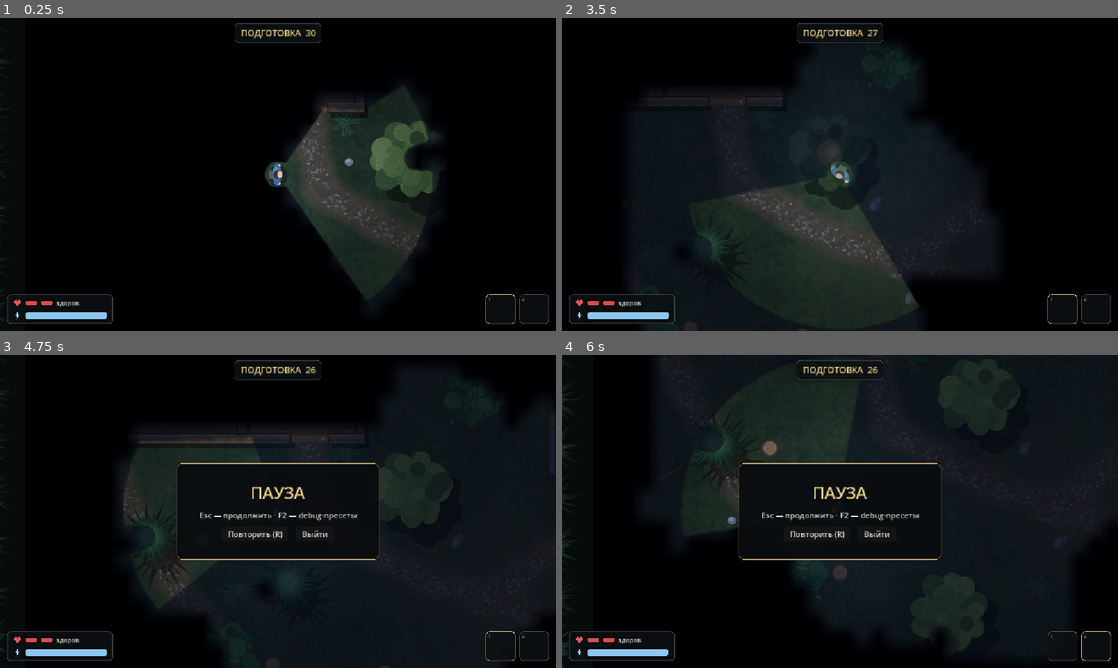
Above: before the commit, frames 1-4 (two rows, left to right).
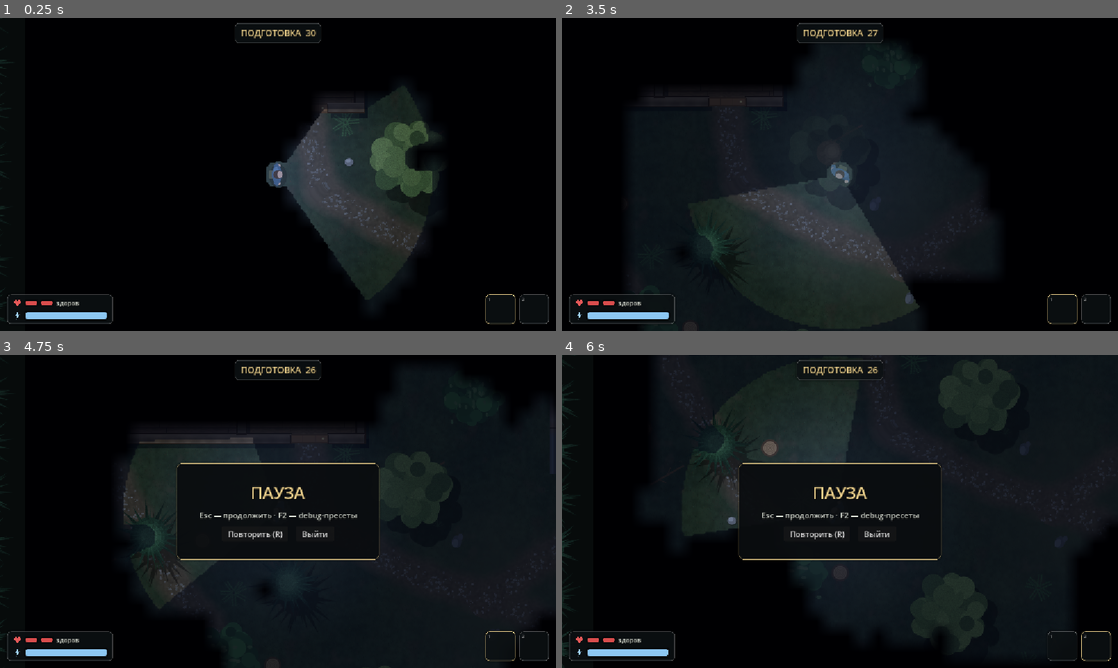
Above: after the commit, the same moments.

Repository: Ilyas-ku/project.darkness
Game: Godot game, scene res://scenes/main/forest_test_01.tscn
The game is run twice, just before and just after one commit, with the same random seed, the same clock (stepped at 60 frames per second) and the same inputs.
Inputs (mouse positions are in pixels of both pictures, inside the frame that each line leads up to):
- Up to frame 1 (0.25 s): no input
- Up to frame 2 (3.5 s): tap Enter at 0.5 s; move the mouse to (962, 158) at 0.52 s; hold D (move_right) 0.53-1.28 s; hold E (interact) 0.53-1.28 s; click (962, 158) at 0.8 s; move the mouse to (728, 190) at 1.27 s; hold S (move_down) 1.28-2.03 s; click (728, 190) at 1.35 s; tap E (interact) at 1.55, 2.85 s; move the mouse to (895, 105) at 2.02 s; hold D (move_right) 2.03-2.78 s; hold Ctrl (careful) 2.03-2.78 s; click (895, 105) at 2.3 s; move the mouse to (812, 237) at 2.77 s; hold W (move_up) from 2.78 s (still down); click (812, 237) at 2.92 s
- Up to frame 3 (4.75 s): move the mouse to (444, 558) at 3.52 s; release W (move_up) at 3.53 s; hold Right mouse button (peek) 3.53-4.28 s; hold A (move_left) from 3.53 s (still down); click (444, 558) at 3.8 s; tap Escape (pause) at 4.15 s; move the mouse to (111, 464) at 4.27 s; tap 1 (slot_1) at 4.35 s; tap E (interact) at 4.55 s
- Up to frame 4 (6 s): tap R (restart) at 4.9 s; move the mouse to (867, 511) at 5.02 s; release A (move_left) at 5.03 s; hold S (move_down) 5.03-5.78 s; hold 2 (slot_2) 5.03-5.78 s; click (867, 511) at 5.3 s; move the mouse to (756, 433) at 5.77 s; hold D (move_right) from 5.78 s (still down); tap Shift (sprint) at 5.85 s

The runs differ from the first frame. In frame 1, 0.2% of the frame differs, in the area x 47-78%, y 28-74%; in frame 2, 0.6%, in the area x 43-65%, y 45-93%; in frame 3, less than 0.1%; in frame 4, less than 0.1%.

Commit message:
Stage 5: integration, T01-T20 report, docs
- tests for T01, T17 and T20 (three house-to-exit trajectories, house,
  shed and forest routes walk without getting stuck); 48 tests pass
- cheaper rendering: additive light pools instead of PointLight2D and a
  half-resolution visibility mask with linear filtering
- README with run instructions, presets, BUG/T01-T20 status tables,
  measured performance and limitations; CHANGELOG; logs in docs/test_logs

Co-Authored-By: Claude Opus 5.5 <noreply@anthropic.com>
Claude-Session: https://claude.ai/code/session_01GL5a1FULTErG1v97VjJaX5

Diff:
--- a/scripts/perception/fog_renderer.gd
+++ b/scripts/perception/fog_renderer.gd
@@ -10,17 +10,11 @@
 shader_type canvas_item;
 uniform sampler2D visible_mask : filter_linear;
 uniform float explored_alpha = 0.62;
-uniform vec2 mask_texel = vec2(0.001, 0.001);
 void fragment() {
 	float explored = texture(TEXTURE, UV).r;
-	// soft LOS edge: small blur of the visibility mask (geometry is unchanged)
-	float vis = 0.0;
-	for (int x = -1; x <= 1; x++) {
-		for (int y = -1; y <= 1; y++) {
-			vis += texture(visible_mask, UV + vec2(float(x), float(y)) * mask_texel * 1.5).r;
-		}
-	}
-	vis /= 9.0;
+	// soft LOS edge: the mask is rendered at half resolution and sampled linearly
+	// (visual smoothing only, the visibility geometry is unchanged)
+	float vis = texture(visible_mask, UV).r;
 	float a = mix(1.0, explored_alpha, explored);
 	a = mix(a, 0.0, smoothstep(0.15, 0.85, vis));
 	// remembered areas are tinted cold blue, unknown is black
@@ -28,6 +22,9 @@
 	COLOR = vec4(col, a);
 }
 """
+
+## Resolution of the visibility mask relative to the map (linear sampling softens edges).
+const MASK_SCALE := 0.5
 
 var memory: ExplorationMemory
 
@@ -44,15 +41,16 @@
 	_img.fill(Color.BLACK)
 	_tex = ImageTexture.create_from_image(_img)
 	_viewport = SubViewport.new()
-	_viewport.size = Vector2i(map_px)
+	_viewport.size = Vector2i(map_px * MASK_SCALE)
 	_viewport.transparent_bg = false
 	_viewport.disable_3d = true
 	_viewport.render_target_update_mode = SubViewport.UPDATE_ALWAYS
 	var bg := ColorRect.new()
 	bg.color = Color.BLACK
-	bg.size = map_px
+	bg.size = map_px * MASK_SCALE
 	_viewport.add_child(bg)
 	_mask = _MaskDraw.new()
+	_mask.scale = Vector2(MASK_SCALE, MASK_SCALE)
 	_viewport.add_child(_mask)
 	add_child(_viewport)
 	var sprite := Sprite2D.new()
@@ -66,7 +64,6 @@
 	mat.shader = sh
 	mat.set_shader_parameter(&"visible_mask", _viewport.get_texture())
 	mat.set_shader_parameter(&"explored_alpha", explored_alpha)
-	mat.set_shader_parameter(&"mask_texel", Vector2.ONE / map_px)
 	sprite.material = mat
 	add_child(sprite)
 
--- a/scripts/world/art.gd
+++ b/scripts/world/art.gd
@@ -58,12 +58,18 @@
 	return _light
 
 
-static func point_light(parent: Node, color: Color, radius_gu: float, energy: float) -> PointLight2D:
-	var l := PointLight2D.new()
+## Local light pool: an additive radial glow (cheap on every renderer; a
+## PointLight2D in GL Compatibility re-draws everything it touches).
+static func point_light(parent: Node, color: Color, radius_gu: float, energy: float) -> Sprite2D:
+	var l := Sprite2D.new()
 	l.texture = light_texture()
-	l.color = color
-	l.energy = energy
-	l.texture_scale = GameParams.gu(radius_gu) * 2.0 / 256.0
+	var mat := CanvasItemMaterial.new()
+	mat.blend_mode = CanvasItemMaterial.BLEND_MODE_ADD
+	l.material = mat
+	l.modulate = Color(color.r * energy * 0.35, color.g * energy * 0.35, color.b * energy * 0.35, 1.0)
+	l.scale = Vector2.ONE * GameParams.gu(radius_gu) * 2.0 / 256.0
+	l.z_as_relative = false
+	l.z_index = 30
 	parent.add_child(l)
 	return l
 
--- /dev/null
+++ b/tests/integration/test_routes.gd
@@ -0,0 +1,104 @@
+extends TestCase
+## T20: every base route is walkable without invisible walls or getting stuck;
+## spec 3.1: at least three geometrically different house -> exit trajectories.
+## T17: what happens in an explored but unseen room is not shown.
+
+const MAIN := "res://scenes/main/forest_test_01.tscn"
+
+var s: GameSession
+
+
+func g(x: float, y: float) -> Vector2:
+	return Vector2(x, y) * GameParams.PX_PER_GU
+
+
+func before_each() -> void:
+	GameParams.current().rng_seed = 31
+	tree.change_scene_to_file(MAIN)
+	await physics_frames(3)
+	s = tree.current_scene
+	for d in tree.get_nodes_in_group(&"door"):
+		d.set_open(true, null)
+	await physics_frames(2)
+
+
+func after_each() -> void:
+	tree.paused = false
+	tree.unload_current_scene()
+	await physics_frames(2)
+
+
+## Walks the survivor through waypoints along navigation paths. Returns "" or a failure reason.
+func _walk(points: Array) -> String:
+	var sv := s.survivor
+	var map: RID = s.nav_region.get_navigation_map()
+	sv.global_position = points[0] * GameParams.PX_PER_GU
+	for i in range(1, points.size()):
+		var goal: Vector2 = points[i] * GameParams.PX_PER_GU
+		var path := NavigationServer2D.map_get_path(map, sv.global_position, goal, true)
+		if path.is_empty():
+			return "no path to %s" % str(points[i])
+		var idx := 0
+		var still := 0.0
+		var t := 0.0
+		while idx < path.size():
+			var to := path[idx] - sv.global_position
+			if to.length() < 6.0:
+				idx += 1
+				continue
+			var before := sv.global_position
+			sv.scripted_input = {"move": to.normalized(), "aim": path[idx]}
+			await tree.physics_frame
+			t += 1.0 / 60.0
+			still = still + 1.0 / 60.0 if before.distance_to(sv.global_position) < 0.6 else 0.0
+			if still > 1.0:
+				return "stuck near %s on the way to %s" % [str((sv.global_position / GameParams.PX_PER_GU).snapped(Vector2(0.1, 0.1))), str(points[i])]
+			if t > 30.0:
+				return "timeout to %s" % str(points[i])
+	sv.scripted_input = {"move": Vector2.ZERO}
+	return ""
+
+
+func test_t20_three_trajectories_house_to_exit() -> void:
+	var gate: Vector2 = s.exit_gate.get_interact_position() / GameParams.PX_PER_GU + Vector2(-0.4, 0)
+	var routes := {
+		"north": [Vector2(9.2, 6.5), Vector2(9.2, 9.0), Vector2(13.5, 5.0), Vector2(23.0, 5.5), Vector2(27.0, 11.5), gate],
+		"centre": [Vector2(9.2, 6.5), Vector2(9.2, 9.0), Vector2(15.0, 13.0), Vector2(22.0, 16.0), gate],
+		"south": [Vector2(9.2, 6.5), Vector2(9.2, 9.0), Vector2(8.0, 18.0), Vector2(14.0, 22.5), Vector2(22.0, 23.0), gate],
+	}
+	for name in routes:
+		var r := await _walk(routes[name])
+		check(r == "", "T20/3.1: route %s walkable (%s)" % [name, r])
+
+
+func test_t20_house_rooms_shed_and_window_side() -> void:
+	var routes := {
+		"living->bedroom": [Vector2(9.2, 6.5), Vector2(9.0, 5.4), Vector2(5.0, 5.0), Vector2(4.4, 3.8)],
+		"bedroom->back (around)": [Vector2(5.0, 5.0), Vector2(9.2, 6.8), Vector2(9.2, 9.0), Vector2(2.0, 9.6), Vector2(1.5, 3.5)],
+		"shed loop": [Vector2(15.0, 13.0), Vector2(16.2, 7.5), Vector2(19.0, 4.5), Vector2(22.5, 7.5), Vector2(19.0, 10.2)],
+		"west woods": [Vector2(1.5, 3.5), Vector2(2.0, 12.0), Vector2(4.0, 22.0), Vector2(12.0, 19.0)],
+	}
+	for name in routes:
+		var r := await _walk(routes[name])
+		check(r == "", "T20: route %s walkable (%s)" % [name, r])
+
+
+func test_t17_unseen_room_is_not_updated() -> void:
+	var sv := s.survivor
+	# explore the bedroom from the doorway, then leave the house
+	sv.global_position = g(7.8, 5.0)
+	sv.scripted_input = {"move": Vector2.ZERO, "aim": g(4, 5)}
+	await physics_frames(8)
+	var bed_spot := g(4.6, 5.2)
+	check_eq(s.fog.memory.get_state_at(bed_spot), ExplorationMemory.CellState.VISIBLE, "bedroom seen")
+	sv.global_position = g(15, 13)
+	sv.scripted_input = {"move": Vector2.ZERO, "aim": g(20, 13)}
+	await physics_frames(8)
+	check_eq(s.fog.memory.get_state_at(bed_spot), ExplorationMemory.CellState.EXPLORED, "bedroom now remembered")
+	s.spawn_killer_at(bed_spot, Vector2.UP)
+	s.killer.brain.set_physics_process(false)
+	var stone: Throwable = tree.get_nodes_in_group(&"stone")[0]
+	stone.global_position = bed_spot + g(0.5, 0)
+	await physics_frames(5)
+	check(not s.killer.visual.visible, "T17: killer in the remembered room is not drawn")
+	check(not stone.visible, "T17: moved item in the remembered room is not drawn")
--- a/tests/smoke/test_main_scene.gd
+++ b/tests/smoke/test_main_scene.gd
@@ -32,6 +32,7 @@
 	check_eq(s.phase, GameSession.Phase.ACTIVE, "ACTIVE")
 	var k: Node2D = s.killer
 	check(k.global_position.distance_to(s.survivor.global_position) >= GameParams.gu(10.0) - 0.1, "spawn >= 10 gu from survivor")
+	check(not s.killer.brain.memory.has_last_seen, "T01: the killer does not know the survivor's position at spawn")
 
 
 func test_exit_escaped_and_restart() -> void:
--- /dev/null
+++ b/tools/perf_probe.gd
@@ -0,0 +1,37 @@
+extends SceneTree
+## Dev probe: real-time run of the main scene with an active killer; prints FPS and
+## per-frame process/physics times. Use with a real renderer for meaningful FPS.
+var samples: Array[float] = []
+
+func _initialize() -> void:
+	_run.call_deferred()
+
+func _run() -> void:
+	GameParams.current().rng_seed = 9
+	change_scene_to_file("res://scenes/main/forest_test_01.tscn")
+	await create_timer(1.0).timeout
+	var s: GameSession = current_scene
+	s.prepare_left = 0.05
+	var sv := s.survivor
+	var worst_proc := 0.0
+	var worst_phys := 0.0
+	var t0 := Time.get_ticks_msec()
+	var frames := 0
+	while Time.get_ticks_msec() - t0 < 15000:
+		var dir := Vector2.from_angle(frames * 0.01)
+		sv.scripted_input = {"move": dir, "aim": sv.global_position + dir * 50}
+		if frames % 200 == 0:
+			sv.try_throw(sv.global_position + dir * 120)
+		await process_frame
+		frames += 1
+		worst_proc = maxf(worst_proc, Performance.get_monitor(Performance.TIME_PROCESS))
+		worst_phys = maxf(worst_phys, Performance.get_monitor(Performance.TIME_PHYSICS_PROCESS))
+		if s.is_finished():
+			s.restart()
+			await process_frame
+			s = current_scene
+			sv = s.survivor
+			s.prepare_left = 0.05
+	var secs := (Time.get_ticks_msec() - t0) / 1000.0
+	print("PERF frames=%d in %.1fs avg_fps=%.1f worst_process_ms=%.2f worst_physics_ms=%.2f renderer=%s" % [frames, secs, frames / secs, worst_proc * 1000.0, worst_phys * 1000.0, RenderingServer.get_video_adapter_name()])
+	quit()
--- a/tools/probe_combat.gd
+++ b/tools/probe_combat.gd
@@ -16,8 +16,9 @@
 	s.killer.global_position = Vector2(12, 13) * 32
 	s.killer.facing = Vector2.RIGHT
 	var t := 0.0
+	var clock := [0.0]   # captured by reference in the lambda
 	var events: Array[String] = []
-	sv.health.state_changed.connect(func(o, n): events.append("%.2fs %s" % [t, HealthComponent.HState.keys()[n]]))
+	sv.health.state_changed.connect(func(o, n): events.append("%.2fs %s" % [clock[0], HealthComponent.HState.keys()[n]]))
 	for i in 40 * 60:
 		var dir := Vector2.ZERO
 		if flee:
@@ -26,6 +27,7 @@
 		sv.scripted_input = {"move": dir, "aim": sv.global_position + Vector2.RIGHT, "sprint": flee}
 		await physics_frame
 		t += 1.0 / 60.0
+		clock[0] = t
 		if s.is_finished():
 			break
 	print("seed=%d flee=%s result=%s t=%.1f health=%s combat=%s" % [seed, flee, GameSession.Phase.keys()[s.phase], t, events, s.killer.brain.combat_stats])
Binary file changed: docs/screenshots/after_1_forest_clearing.png
Binary file changed: docs/screenshots/after_2_house_interior.png
Binary file changed: docs/screenshots/after_3_view_and_memory.png
Binary file changed: docs/screenshots/after_4_exit_progress_chase.png
Binary file changed: docs/screenshots/compare_1_forest_clearing.png
Binary file changed: docs/screenshots/compare_2_house_interior.png
Binary file changed: docs/screenshots/compare_3_view_and_memory.png
Binary file changed: docs/screenshots/compare_4_exit_progress_chase.png
Not shown, added: tests/integration/test_routes.gd.uid
Not shown, added: tools/perf_probe.gd.uid
Not shown, added: CHANGELOG.md
Not shown, changed: README.md
(and 4 more such lines)
